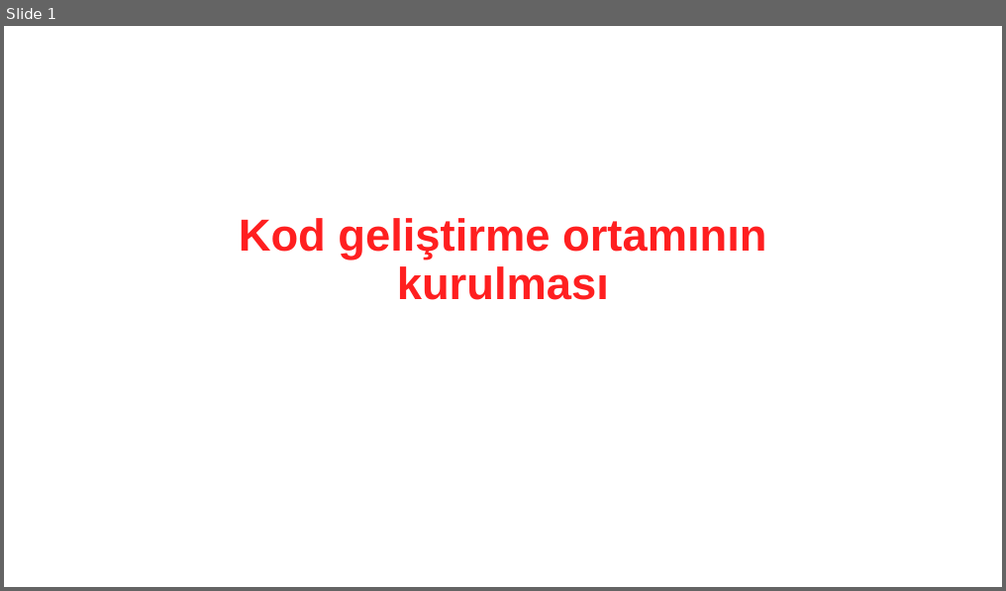
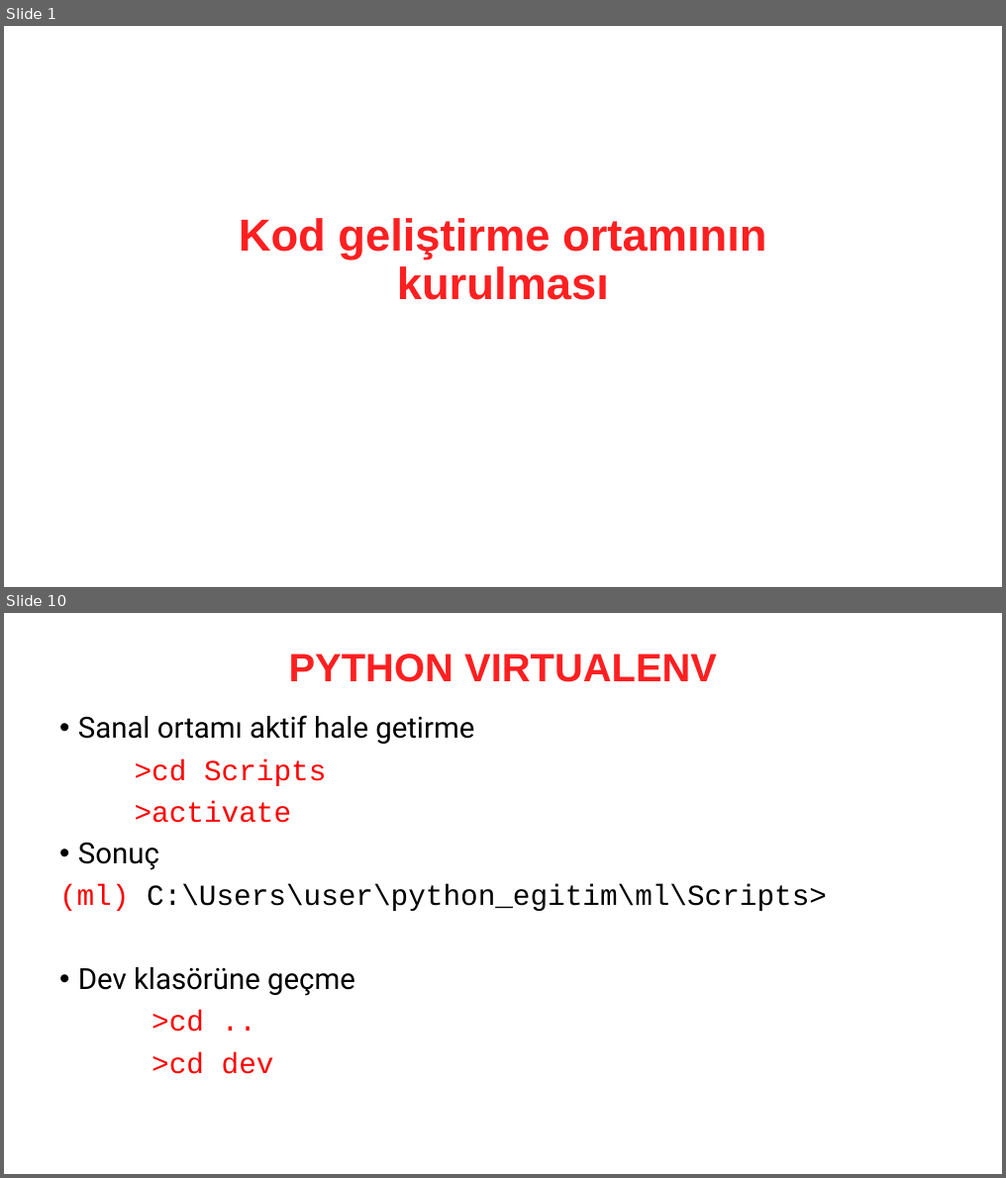
Before and after one commit to MustafaErenSonkaya/machine-learning-with-python-101, a slide deck: presentations/07. Kod geliştirme ortamının kurulması.pptx. Shown one above the other, each under a label of ours: slide 1 before the commit, slides 1 and 10 after it; the slides between them are not shown. The pictures are 1006x591 and 1006x1178 pixels, drawn with LibreOffice and Linux fonts; fonts in the diff are those of the drawing. Boxes give left, top, right and bottom in pixels: in the first picture for what was removed or moved away, otherwise in the second. Text is boxed around its words. In the diff, an @@ line names an element or a change of style, - is before the commit and + after.

```diff
--- a/presentations/07. Kod geliştirme ortamının kurulması.pptx
+++ b/presentations/07. Kod geliştirme ortamının kurulması.pptx
@@ slide 10 added at (4, 613, 1002, 1174), background #FFFFFF @@
@@ title added at (289, 654, 717, 682), 38 pt, text #FF1F20, bold @@
+PYTHON VIRTUALENV
@@ text added at (59, 715, 827, 1074), 28 pt, text #000000 @@
+• Sanal ortamı aktif hale getirme
+>cd Scripts
+>activate
+• Sonuç
+(ml) C:\Users\user\python_egitim\ml\Scripts>
+• Dev klasörüne geçme
+>cd ..
+>cd dev
```
Also in this commit, not shown: 1 slide changed, 9 other slides added, 52 other files.
